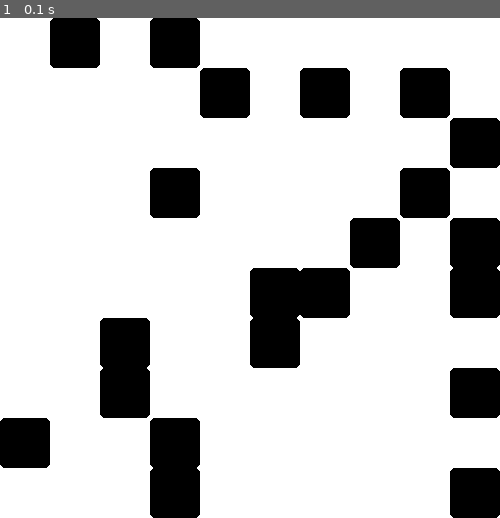
Above: before the commit, frame 1.
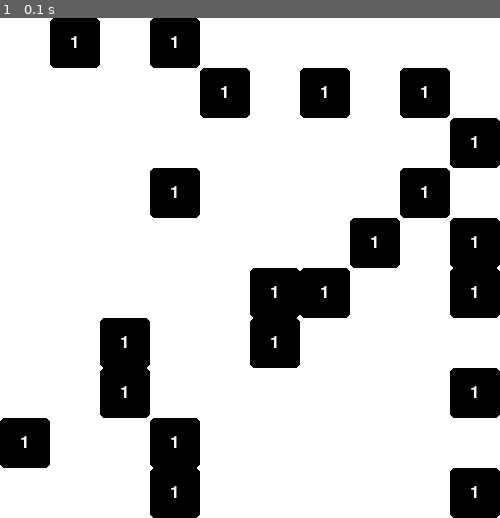
Above: after the commit, the same moment.

Repository: sillypantscoder/pygame_breakout
Game: pygame game, started from main.py
The game is run twice, just before and just after one commit, with the same random seed, the same clock (stepped at 60 frames per second) and the same inputs.
Inputs:
- Up to frame 1 (0.1 s): no input

The runs differ from the first frame. In frame 1, 0.4% of the frame differs, in the area x 4-96%, y 3-96%.

Commit message:
Add numbers to cells

Diff:
--- a/main.py
+++ b/main.py
@@ -1,5 +1,7 @@
 import pygame
 import random
+
+pygame.font.init()
 
 WHITE = (255, 255, 255)
 BLACK = (0, 0, 0)
@@ -7,6 +9,8 @@
 BOARDSIZE = [10, 10]
 BOARD = [[random.choices([0, 1], weights=[5, 1], k=1)[0] for x in range(BOARDSIZE[0])] for y in range(BOARDSIZE[1])]
 CELLSIZE = 50
+FONT = pygame.font.SysFont(pygame.font.get_default_font(), round(CELLSIZE / 2))
+FONTHEIGHT = FONT.render("0", True, WHITE).get_height()
 
 screen = pygame.display.set_mode((500, 500))
 
@@ -26,6 +30,8 @@
 			cellrect = pygame.Rect(x * CELLSIZE, y * CELLSIZE, CELLSIZE, CELLSIZE)
 			if cell > 0:
 				pygame.draw.rect(rendered_board, BLACK, cellrect, 0, 5)
+				number = FONT.render(str(cell), True, WHITE)
+				rendered_board.blit(number, (cellrect.centerx - (number.get_width() / 2), cellrect.centery - (number.get_height() / 2)))
 	screen.blit(rendered_board, (0, 0))
 	# Flip
 	pygame.display.flip()
